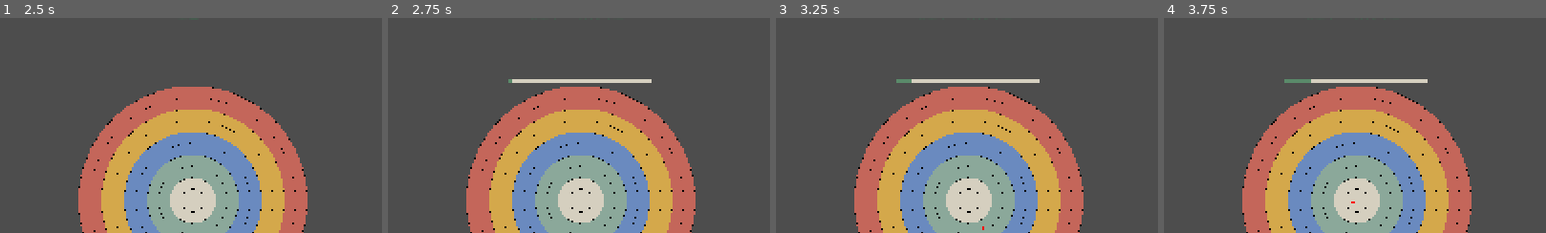
Above: before the commit, frames 1-4 (left to right).
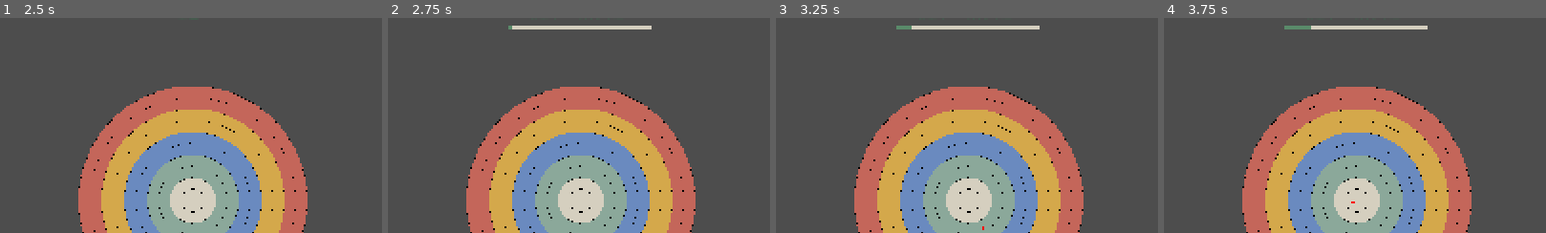
Above: after the commit, the same moments.

Repository: sssd903-tju/MetaBCI_Game
Game: Godot game, scene res://scenes/main_menu/MainMenu.tscn
Two runs of this game, one before a commit and one after it. Both use one fixed random seed, a clock stepped at 60 frames per second and the inputs below.
Inputs (mouse positions are % of the whole screen's width and height, from its top left):
- Up to frame 1 (2.5 s): click (50, 37) at 0.52 s; tap Enter (ui_accept) at 1.25, 1.52, 2, 2.27 s; hold Up (ui_up) 1.28-2.03 s; tap 1 at 1.35 s; hold Down (ui_down) from 2.03 s (still down); tap 2 at 2.1 s
- Up to frame 2 (2.75 s): keep holding Down (ui_down)
- Up to frame 3 (3.25 s): release Down (ui_down) at 2.78 s; hold Up (ui_up) from 2.78 s (still down); tap 3 at 2.85 s
- Up to frame 4 (3.75 s): keep holding Up (ui_up); tap 1 at 3.6 s
The pictures show only the part of the screen within x 25-75%, y 14-64%; the shares and areas given below are measured in that part.

Frame 1 is identical in both runs. In frame 2, 1.3% of the frame differs, in the area x 31-69%, y 3-31%; in frame 3, 1.3%; in frame 4, 1.3%.

Commit message:
tweak: 计时条移到状态文字下方，结束画面文字上移，5轮射击

Diff:
--- a/scripts/paradigms/focus_detection/modes/archery_mode.gd
+++ b/scripts/paradigms/focus_detection/modes/archery_mode.gd
@@ -7,7 +7,7 @@
 var round_scores: Array[int] = []
 var round_rings: Array[int] = []
 
-const TOTAL_ROUNDS := 10
+const TOTAL_ROUNDS := 5
 
 ## 优秀分数阈值
 const EXCELLENT_THRESHOLD := 80
--- a/scripts/paradigms/focus_detection/state_machine/archery_sm.gd
+++ b/scripts/paradigms/focus_detection/state_machine/archery_sm.gd
@@ -23,7 +23,7 @@
 const SCORING_TIME := 2.0
 
 # 总轮数
-const TOTAL_ROUNDS := 10
+const TOTAL_ROUNDS := 5
 var current_round := 0
 var total_score := 0
 var _pending_ring := 0
--- a/scripts/paradigms/focus_detection/ui/archery_hud.gd
+++ b/scripts/paradigms/focus_detection/ui/archery_hud.gd
@@ -41,7 +41,7 @@
 	_timer_bg = ColorRect.new()
 	_timer_bg.color = GlobalConfig.PANEL_BORDER
 	_timer_bg.size = Vector2(300, 8)
-	_timer_bg.position = Vector2((GlobalConfig.GAME_WIDTH - 300) / 2.0, GlobalConfig.GAME_HEIGHT / 2.0 - 195)
+	_timer_bg.position = Vector2((GlobalConfig.GAME_WIDTH - 300) / 2.0, 145)
 	add_child(_timer_bg)
 
 	_timer_bar = ColorRect.new()
@@ -128,6 +128,19 @@
 
 
 func show_final(total: int, rating: String) -> void:
+	_state_label.position = Vector2(0, 60)
 	_state_label.text = "游戏结束"
-	_result_label.text = "总分: %d  —  %s\n按 Enter 重新开始 | ESC 返回" % [total, rating]
+	_state_label.add_theme_font_size_override("font_size", 28)
+	_result_label.position = Vector2(0, 110)
+	_result_label.text = "总分: %d  —  %s" % [total, rating]
 	_result_label.add_theme_color_override("font_color", GlobalConfig.UI_TEXT_PRIMARY)
+
+	var hint := Label.new()
+	hint.name = "FinalHint"
+	hint.text = "按 Enter 重新开始 | ESC 返回"
+	hint.horizontal_alignment = HORIZONTAL_ALIGNMENT_CENTER
+	hint.position = Vector2(0, 145)
+	hint.size = Vector2(GlobalConfig.GAME_WIDTH, 24)
+	hint.add_theme_font_size_override("font_size", 14)
+	hint.add_theme_color_override("font_color", GlobalConfig.UI_TEXT_SECONDARY)
+	add_child(hint)
